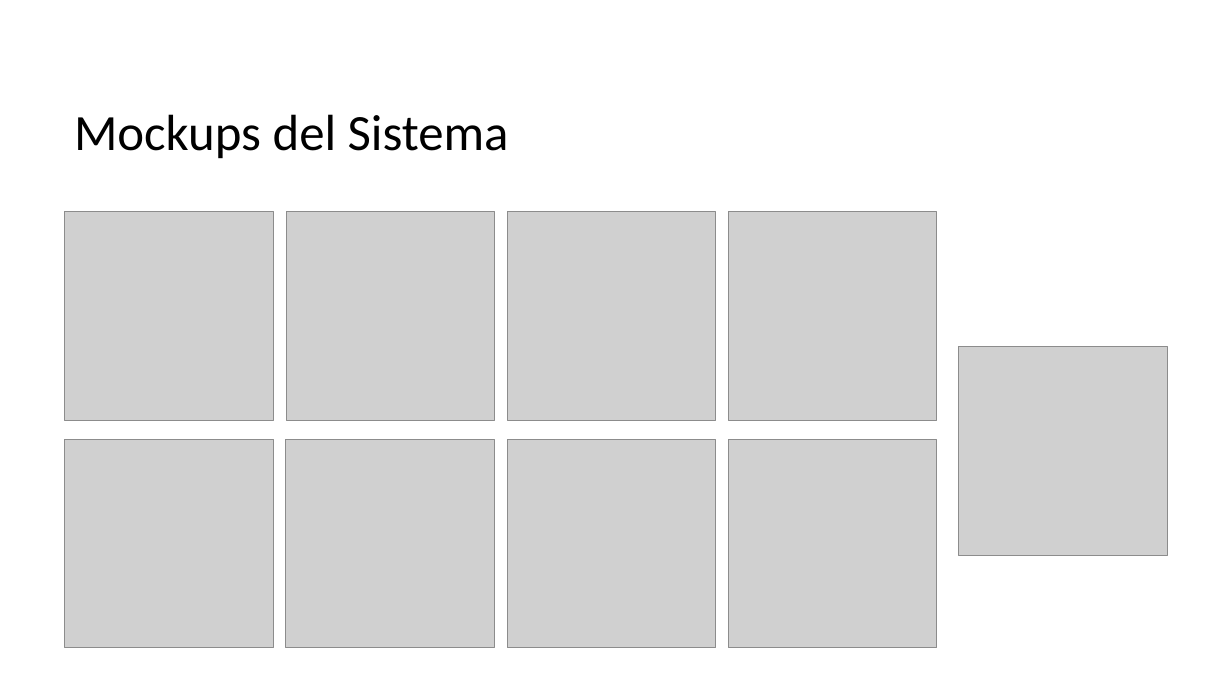
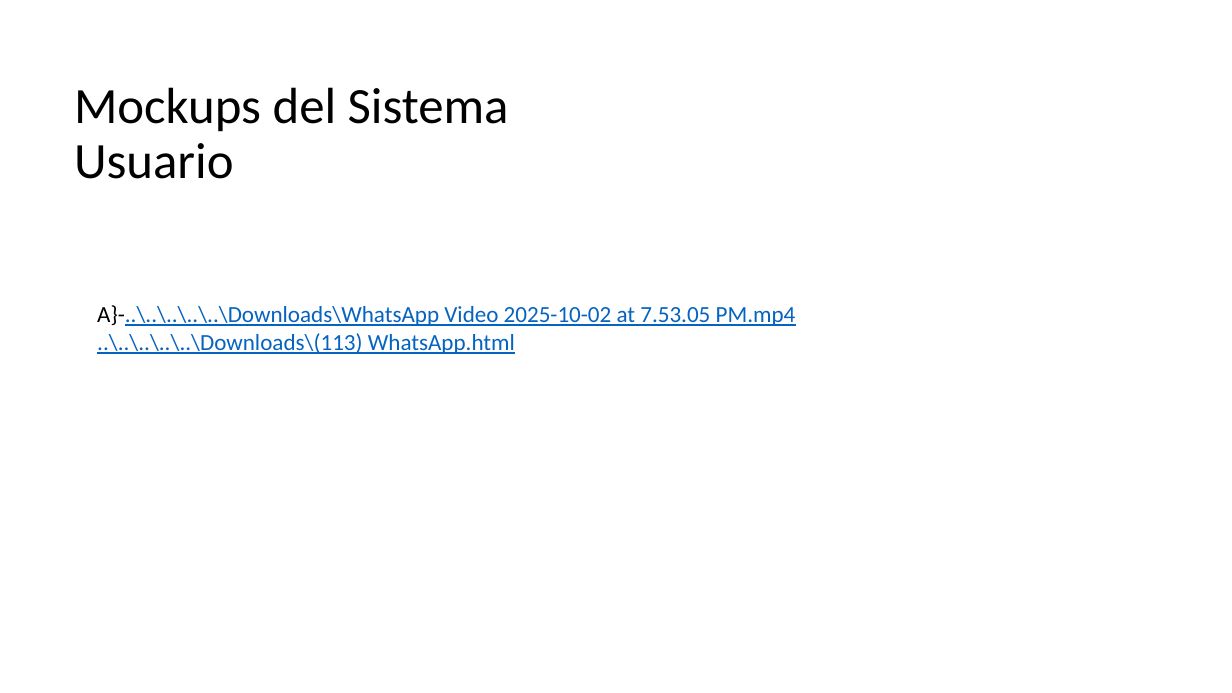
Before and after one commit to CodeFixService/Capstone, a slide deck: slide 9 of fase1/Documentacion Individual/Estructura Presentación 1-Capstone.pptx. Drawn at 1232x693 pixels with LibreOffice and Linux fonts; fonts in the diff are those of the drawing; grey boxes stand for pictures; background and template pictures are left out. Boxes give left, top, right and bottom in pixels: in the first picture for what was removed or moved away, otherwise in the second. Text is boxed around its words. In the diff, an @@ line names an element or a change of style, - is before the commit and + after.

```diff
--- a/fase1/Documentacion Individual/Estructura Presentación 1-Capstone.pptx
+++ b/fase1/Documentacion Individual/Estructura Presentación 1-Capstone.pptx
@@ title at (x1=74, y1=87, x2=509, y2=179): text changed @@
-Mockups del Sistema
+Mockups del Sistema
+Usuario
@@ picture removed at (x1=65, y1=212, x2=274, y2=421) @@
@@ picture removed at (x1=287, y1=212, x2=495, y2=421) @@
@@ picture removed at (x1=507, y1=212, x2=716, y2=421) @@
@@ picture removed at (x1=728, y1=212, x2=937, y2=421) @@
@@ text added at (x1=97, y1=305, x2=796, y2=354), 18 pt, text #0563C1, underline @@
+A}-..\..\..\..\..\Downloads\WhatsApp Video 2025-10-02 at 7.53.05 PM.mp4
+..\..\..\..\..\Downloads\(113) WhatsApp.html
@@ picture removed at (x1=958, y1=347, x2=1167, y2=555) @@
@@ picture removed at (x1=65, y1=439, x2=274, y2=648) @@
@@ picture removed at (x1=286, y1=439, x2=494, y2=648) @@
@@ picture removed at (x1=507, y1=439, x2=716, y2=648) @@
@@ picture removed at (x1=728, y1=439, x2=937, y2=648) @@
```
Also in this commit, not shown: 1 other slide changed, 1 other file.
